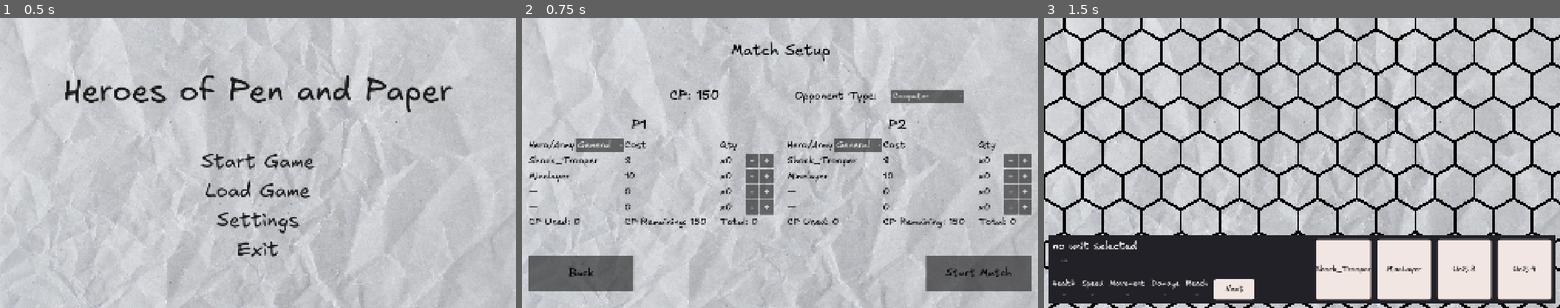
Above: before the commit, frames 1-3 (left to right).
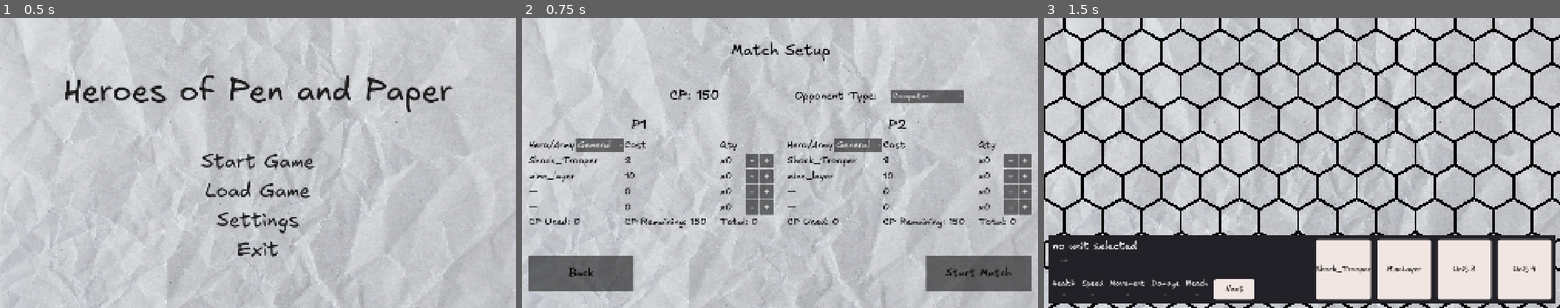
Above: after the commit, the same moments.

Repository: stvnnfrl/Portfolio
Game: Godot game, scene res://screens/main_menu/main_menu.tscn
Same seed, same stepped clock (60 frames per second), same inputs: the game is played once before the commit and once after it.
Inputs:
- Up to frame 1 (0.5 s): no input
- Up to frame 2 (0.75 s): click "Start Game" at 0.5 s
- Up to frame 3 (1.5 s): click "Start Match" at 1.25 s

Frame 1 is identical in both runs. In frame 2, 0.2% of the frame differs, in the area x 1-61%, y 52-57%; in frame 3, nothing differs.
Error in both runs: Out of bounds get index '2' (on base: 'Array[Unit]') (res://screens/battle/pregame/unit_selector.gd:37)

Commit message:
align unit_name with scene file for loading

Diff:
--- a/hpp/army/units/bishop.tscn
+++ b/hpp/army/units/bishop.tscn
@@ -26,7 +26,7 @@
 }]
 
 [node name="Bishop" node_paths=PackedStringArray("anim_sprite", "hex_halo", "health_bar") instance=ExtResource("1_bishop")]
-unit_name = "Bishop"
+unit_name = "bishop"
 description = "Placeholder bishop unit for battlefield testing."
 max_health = 7
 speed = 4
--- a/hpp/army/units/knight.tscn
+++ b/hpp/army/units/knight.tscn
@@ -26,7 +26,7 @@
 }]
 
 [node name="Knight" node_paths=PackedStringArray("anim_sprite", "hex_halo", "health_bar") instance=ExtResource("1_knight")]
-unit_name = "Knight"
+unit_name = "knight"
 description = "Placeholder knight unit for battlefield testing."
 max_health = 9
 speed = 5
--- a/hpp/army/units/lich.tscn
+++ b/hpp/army/units/lich.tscn
@@ -40,7 +40,7 @@
 }]
 
 [node name="Unit" instance=ExtResource("1_2hpdd")]
-unit_name = "Lich"
+unit_name = "lich"
 description = "tbd"
 max_health = 5
 speed = 3
--- a/hpp/army/units/mine_layer.tscn
+++ b/hpp/army/units/mine_layer.tscn
@@ -26,7 +26,7 @@
 }]
 
 [node name="MineLayer" instance=ExtResource("1_pucm5")]
-unit_name = "Minelayer"
+unit_name = "mine_layer"
 max_health = 10
 speed = 3
 movement = 3
--- a/hpp/army/units/pawn.tscn
+++ b/hpp/army/units/pawn.tscn
@@ -26,7 +26,7 @@
 }]
 
 [node name="Pawn_V2" node_paths=PackedStringArray("anim_sprite", "hex_halo", "health_bar") instance=ExtResource("1_pawn_v2")]
-unit_name = "Pawn_V2"
+unit_name = "pawn"
 description = "Chess-piece based pawn variant for battlefield testing."
 max_health = 4
 speed = 6
--- a/hpp/army/units/queen.tscn
+++ b/hpp/army/units/queen.tscn
@@ -26,7 +26,7 @@
 }]
 
 [node name="Queen" node_paths=PackedStringArray("anim_sprite", "hex_halo", "health_bar") instance=ExtResource("1_queen")]
-unit_name = "Queen"
+unit_name = "queen"
 description = "Placeholder queen unit for battlefield testing."
 max_health = 10
 speed = 6
--- a/hpp/army/units/soul_well.tscn
+++ b/hpp/army/units/soul_well.tscn
@@ -198,7 +198,7 @@
 }]
 
 [node name="Unit" instance=ExtResource("1_4w3at")]
-unit_name = "Soul Well"
+unit_name = "soul_well"
 description = "The well of souls"
 max_health = 10
 dmg_min = 5
--- a/hpp/army/units/spectral_rider.tscn
+++ b/hpp/army/units/spectral_rider.tscn
@@ -40,7 +40,7 @@
 }]
 
 [node name="Unit" instance=ExtResource("1_h15sy")]
-unit_name = "Spectral Rider"
+unit_name = "spectral_rider"
 description = "TBD"
 max_health = 7
 speed = 5
--- a/hpp/autoloads/scene_manager.gd
+++ b/hpp/autoloads/scene_manager.gd
@@ -26,11 +26,10 @@
 	turn_queue: Array[int] = [],
 	curr_subturn_index: int = -1,
 	current_phase: int = 0,
-	mode: String = "Multiplayer",
-	is_loadgame: bool = false
+	mode: String = "Multiplayer"
 ):
 	var battlefield_scene = battlefield.instantiate()
-	battlefield_scene.init(hero1, units1, hero2, units2, turn_queue, curr_subturn_index, current_phase, mode, is_loadgame)
+	battlefield_scene.init(hero1, units1, hero2, units2, turn_queue, curr_subturn_index, current_phase, mode)
 	_swap_to(battlefield_scene)
 
 func load_game_over(game_result : String, text_color : Color):
--- a/hpp/screens/battle/battlefield/battlefield_manager.gd
+++ b/hpp/screens/battle/battlefield/battlefield_manager.gd
@@ -27,11 +27,15 @@
 var curr_subturn_index : int = -1
 var active_unit : Unit
 
-func _ready() -> void:
-	# call_deferred to ensure the GridManager finishes its own _ready setup first
-	call_deferred("_setup_army")
-
-func _setup_army() -> void:
+func setup_battlefield(
+	hero1: Hero,
+	army1: Array[Unit],
+	hero2: Hero,
+	army2: Array[Unit],
+	saved_turn_queue: Array[int] = [],
+	saved_subturn_index: int = -1,
+	saved_phase: int = SubTurnPhase.MOVING
+) -> void:
 	## this will have to be changed when we receive data through the scene manager
 	## army 1
 	#_instantiate_unit_scene(minelayer_scene, Vector3i(4, -1, -3), 1)
@@ -41,20 +45,55 @@
 	#_instantiate_unit_scene(pawn_scene, Vector3i(7, -4, -3), 2)
 	#_instantiate_unit_scene(minelayer_scene, Vector3i(8, -3, -5), 2)
 
-	var battlefield_root = get_parent() as BattlefieldSaveLoad
-
-	hero_1 = battlefield_root.hero_1
-	hero_2 = battlefield_root.hero_2
-
-	for unit in battlefield_root.army_1:
-		_setup_pregame_unit(unit, 1)
-
-	for unit in battlefield_root.army_2:
-		_setup_pregame_unit(unit, 2)
+	hero_1 = hero1
+	hero_2 = hero2
+
+	_setup_army(army1, army2)
 
 	# start game loop
 	_init_turn_queue()
-	_start_next_sub_turn()
+	if saved_turn_queue.is_empty() or saved_subturn_index < 0:
+		_start_next_sub_turn()
+		return
+
+	_load_saved_turn_state(saved_turn_queue, saved_subturn_index, saved_phase)
+
+func _setup_army(army1: Array[Unit], army2: Array[Unit]) -> void:
+	for unit in army1:
+		_setup_pregame_unit(unit, 1)
+
+	for unit in army2:
+		_setup_pregame_unit(unit, 2)
+
+func _load_saved_turn_state(saved_turn_queue: Array[int], saved_subturn_index: int, saved_phase: int) -> void:
+	if active_unit != null:
+		_set_normal_color(active_unit)
+
+	_clear_highlights()
+	turn_queue.clear()
+
+	var all_units: Array[Unit] = []
+	all_units.append_array(army_1)
+	all_units.append_array(army_2)
+
+	for unit_index in saved_turn_queue:
+		if unit_index >= 0 and unit_index < all_units.size():
+			turn_queue.append(all_units[unit_index])
+
+	for unit in all_units:
+		if not turn_queue.has(unit):
+			turn_queue.append(unit)
+
+	if turn_queue.is_empty():
+		_start_next_sub_turn()
+		return
+
+	curr_subturn_index = clamp(saved_subturn_index, 0, turn_queue.size() - 1)
+	current_phase = saved_phase
+	active_unit = turn_queue[curr_subturn_index]
+	_activate_unit_color()
+	if current_phase == SubTurnPhase.MOVING:
+		_draw_reachable_hexes()
 
 
 func _setup_pregame_unit(unit_instance: Unit, army: int) -> void:
--- a/hpp/screens/battle/battlefield/battlefield_save_load.gd
+++ b/hpp/screens/battle/battlefield/battlefield_save_load.gd
@@ -5,6 +5,16 @@
 const DEFAULT_MODE := "Multiplayer"
 const DEFAULT_MOVING_PHASE := 0
 const EMPTY_HERO_DATA := {}
+const LEGACY_UNIT_NAME_MAP := {
+	"Pawn_V2": "pawn",
+	"Knight": "knight",
+	"Bishop": "bishop",
+	"Queen": "queen",
+	"Lich": "lich",
+	"Soul Well": "soul_well",
+	"Spectral Rider": "spectral_rider",
+	"Minelayer": "mine_layer",
+}
 
 @onready var battlefield_manager = $BattlefieldManager
 @onready var game_menu = $UILayer/GameMenu
@@ -13,7 +23,6 @@
 var _turn_queue: Array[int] = []
 var _curr_subturn_index: int = -1
 var _current_phase: int = DEFAULT_MOVING_PHASE
-var is_loadgame: bool = false
 
 # Vince added for init
 var hero_1 : Hero
@@ -30,8 +39,7 @@
 	turn_queue: Array[int] = [],
 	curr_subturn_index: int = -1,
 	current_phase: int = DEFAULT_MOVING_PHASE,
-	mode: String = DEFAULT_MODE,
-	loadgame: bool = false
+	mode: String = DEFAULT_MODE
 ) -> void:
 	# Vince added for init
 	hero_1 = hero1
@@ -42,13 +50,11 @@
 	_curr_subturn_index = curr_subturn_index
 	_current_phase = current_phase
 	_mode = mode
-	is_loadgame = loadgame
 
 
 func _ready() -> void:
 	_connect_game_menu()
-	if is_loadgame:
-		call_deferred("_finish_loadgame_setup")
+	battlefield_manager.setup_battlefield(hero_1, army_1, hero_2, army_2, _turn_queue, _curr_subturn_index, _current_phase)
 
 func _connect_game_menu() -> void:
 	if game_menu == null:
@@ -201,6 +207,8 @@
 	var unit_name := String(unit_state.get("unit_name", ""))
 	var scene_path := ""
 	if unit_name != "":
+		if LEGACY_UNIT_NAME_MAP.has(unit_name):
+			unit_name = LEGACY_UNIT_NAME_MAP[unit_name]
 		scene_path = UNIT_SCENE_DIR + unit_name + ".tscn"
 	if scene_path == "":
 		scene_path = String(unit_state.get("scene_path", ""))
@@ -264,34 +272,3 @@
 
 static func _cubic_to_dict(coords: Vector3i) -> Dictionary:
 	return {"x": coords.x, "y": coords.y, "z": coords.z}
-
-func _finish_loadgame_setup() -> void:
-	if _turn_queue.is_empty():
-		return
-
-	battlefield_manager._clear_highlights()
-	battlefield_manager.turn_queue.clear()
-
-	var all_units: Array[Unit] = []
-	all_units.append_array(battlefield_manager.army_1)
-	all_units.append_array(battlefield_manager.army_2)
-
-	for unit_index in _turn_queue:
-		if unit_index >= 0 and unit_index < all_units.size():
-			battlefield_manager.turn_queue.append(all_units[unit_index])
-	for unit in all_units:
-		if not battlefield_manager.turn_queue.has(unit):
-			battlefield_manager.turn_queue.append(unit)
-
-	if battlefield_manager.turn_queue.is_empty():
-		return
-
-	if battlefield_manager.active_unit != null:
-		battlefield_manager._set_normal_color(battlefield_manager.active_unit)
-
-	battlefield_manager.curr_subturn_index = clamp(_curr_subturn_index, 0, battlefield_manager.turn_queue.size() - 1)
-	battlefield_manager.current_phase = _current_phase
-	battlefield_manager.active_unit = battlefield_manager.turn_queue[battlefield_manager.curr_subturn_index]
-	battlefield_manager._activate_unit_color()
-	if battlefield_manager.current_phase == battlefield_manager.SubTurnPhase.MOVING:
-		battlefield_manager._draw_reachable_hexes()
--- a/hpp/screens/main_menu/load_game.gd
+++ b/hpp/screens/main_menu/load_game.gd
@@ -161,7 +161,7 @@
 	var curr_subturn_index := int(save_session.get("curr_subturn_index", -1))
 	var current_phase := int(save_session.get("current_phase", 0))
 	var mode := String(save_session.get("mode", "Multiplayer"))
-	SceneManager.load_battlefield(hero1, units1, hero2, units2, turn_queue, curr_subturn_index, current_phase, mode, true)
+	SceneManager.load_battlefield(hero1, units1, hero2, units2, turn_queue, curr_subturn_index, current_phase, mode)
 
 func _to_unit_array(raw_units: Variant) -> Array[Unit]:
 	var units: Array[Unit] = []
